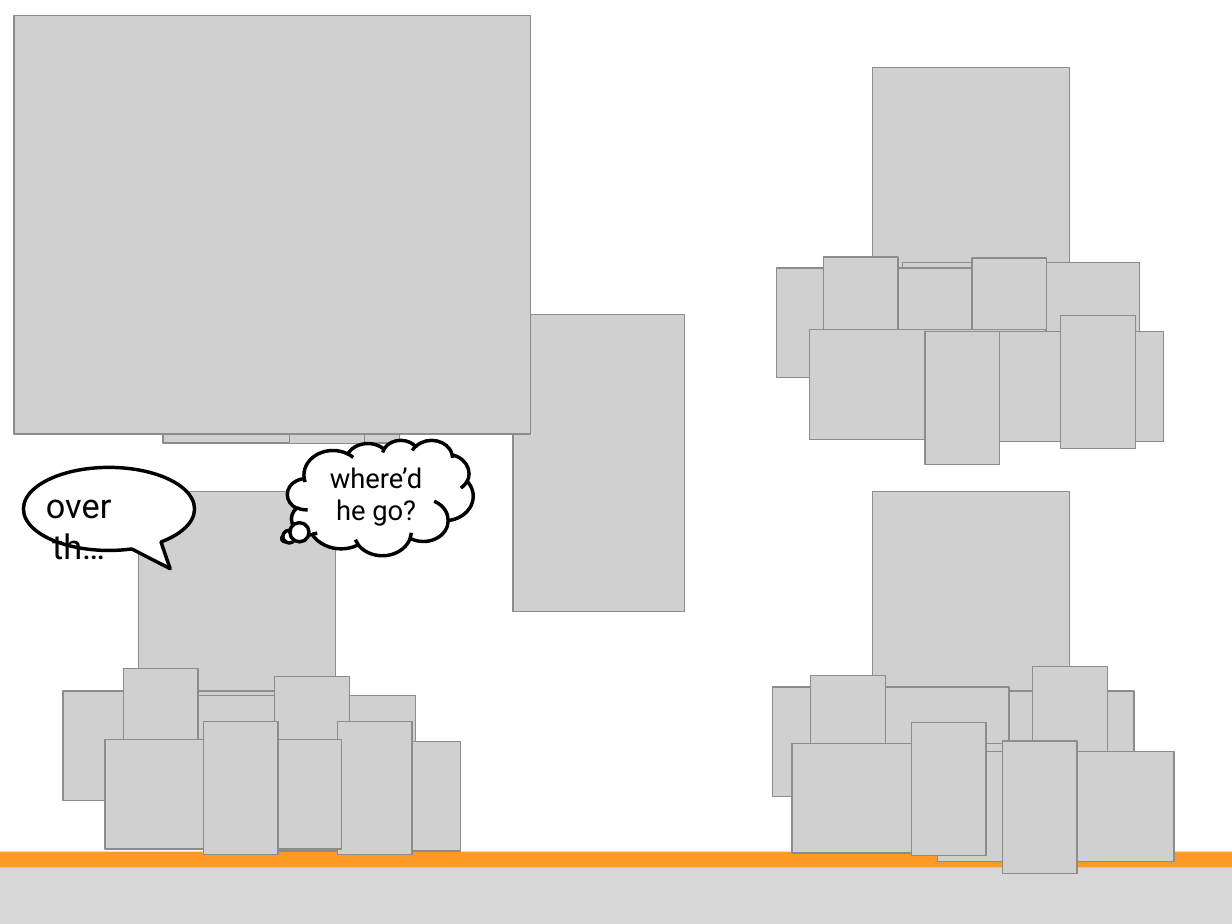
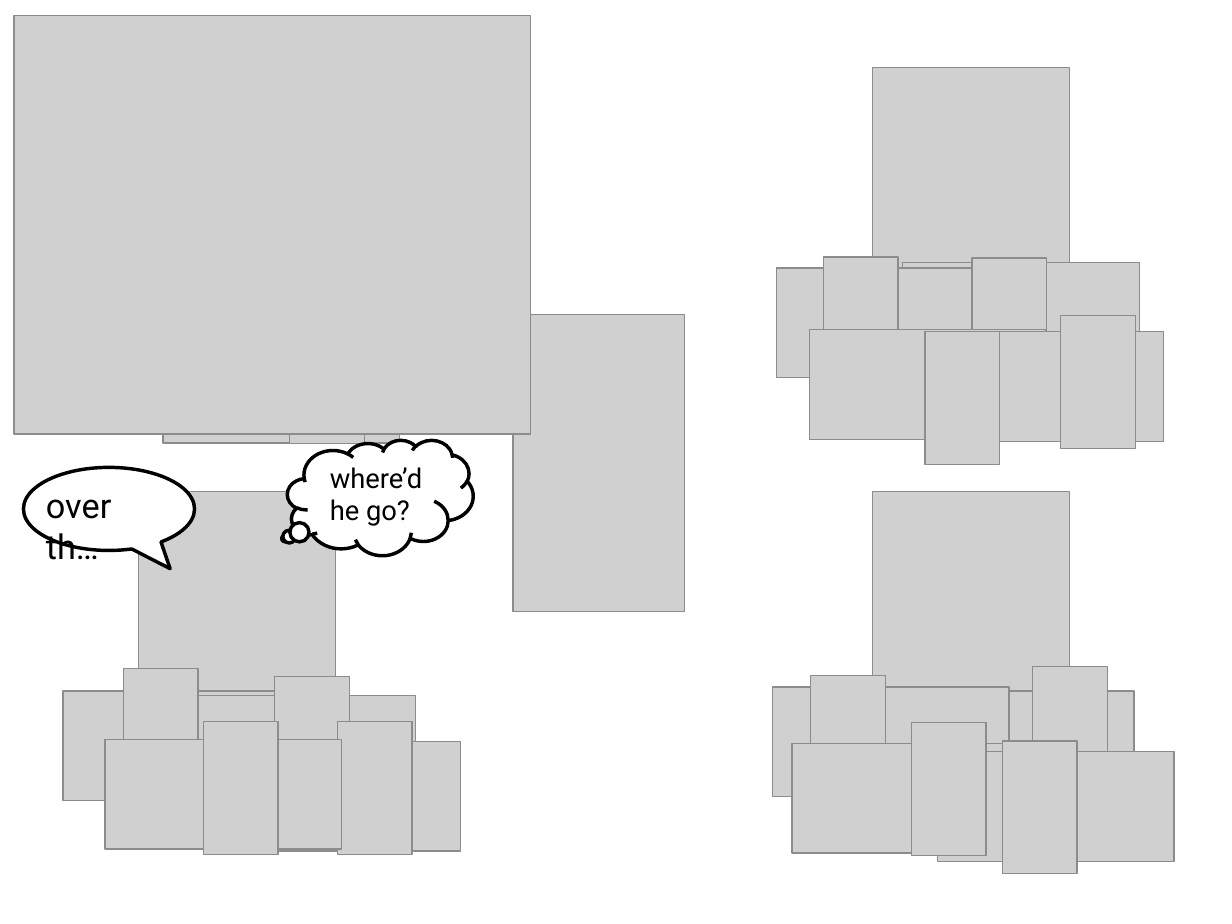
Before and after one commit to Cloudxtreme/training_material, a slide deck: slide 31 of unsorted/ps dev training/source ppt slides/Riak 201 - LearningToShare.pptx (slide 33 before the commit). Drawn at 1232x924 pixels with LibreOffice and Linux fonts; fonts in the diff are those of the drawing; grey boxes stand for pictures; background and template pictures are left out. Boxes give left, top, right and bottom in pixels: in the first picture for what was removed or moved away, otherwise in the second. Text is boxed around its words. In the diff, an @@ line names an element or a change of style, - is before the commit and + after.

```diff
--- a/unsorted/ps dev training/source ppt slides/Riak 201 - LearningToShare.pptx
+++ b/unsorted/ps dev training/source ppt slides/Riak 201 - LearningToShare.pptx
@@ text "over th…" at bbox=[46, 499, 111, 560]: alignment centre to left @@
@@ text "where’d" at bbox=[330, 467, 422, 526]: alignment centre to left @@
@@ rectangle removed at bbox=[0, 851, 1232, 872] @@
@@ rectangle removed at bbox=[0, 867, 1232, 924] @@
```
Also in this commit, not shown: 27 other slides changed, 12 slides added, 14 slides removed.
